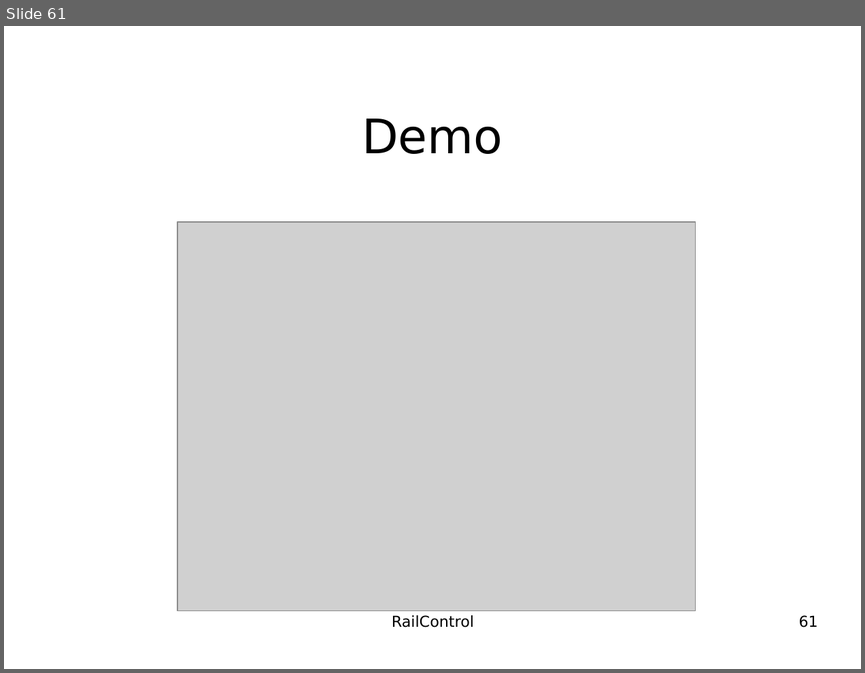
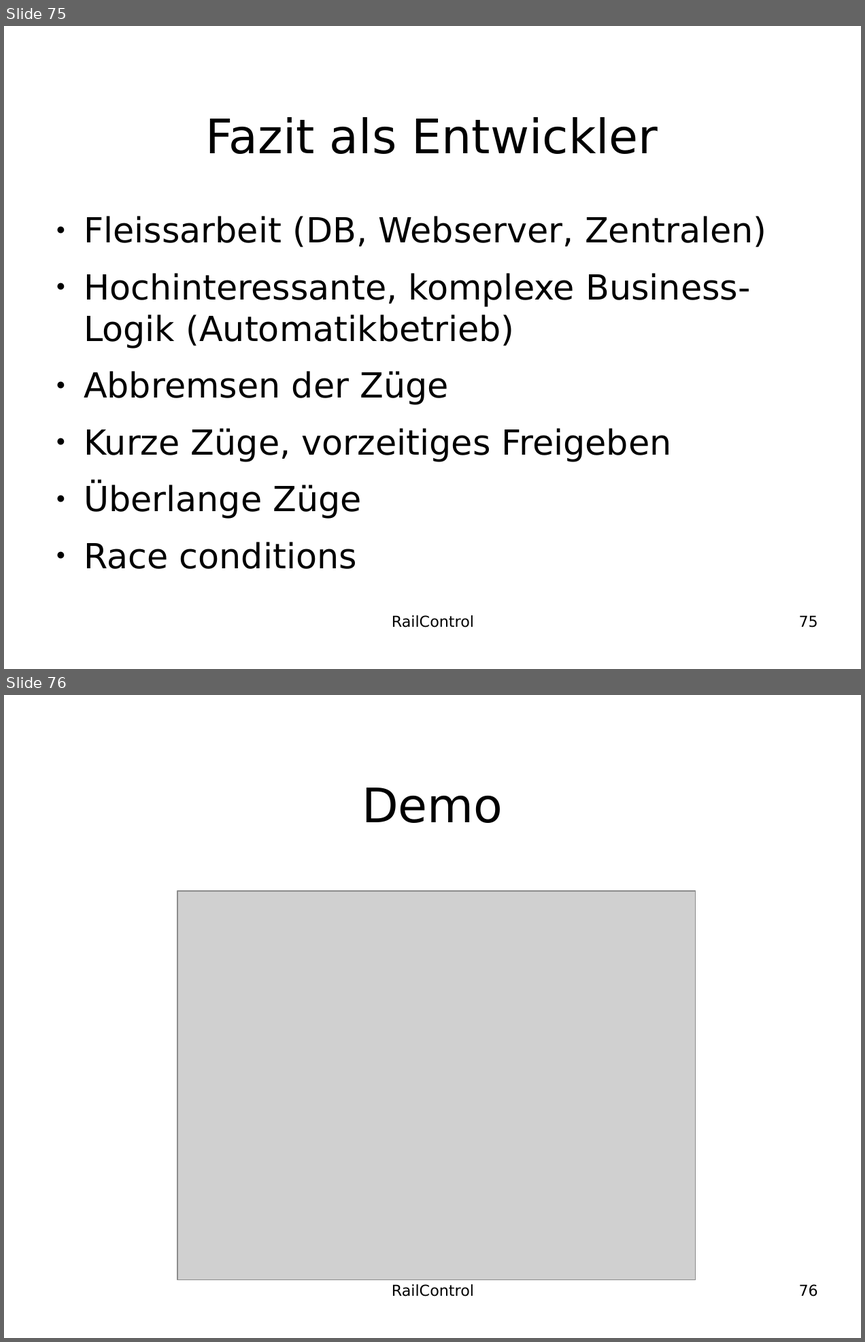
Before and after one commit to teddych/railcontrol, a slide deck: MAS/MAS_Thesis.odp. Shown one above the other, each under a label of ours: slide 61 before the commit, slides 75 and 76 after it. The pictures are 865x673 and 865x1342 pixels, drawn with LibreOffice and Linux fonts; fonts in the diff are those of the drawing; grey boxes stand for pictures; background and template pictures are left out. Boxes give left, top, right and bottom in pixels: in the first picture for what was removed or moved away, otherwise in the second. Text is boxed around its words. In the diff, an @@ line names an element or a change of style, - is before the commit and + after.

```diff
--- a/MAS/MAS_Thesis.odp
+++ b/MAS/MAS_Thesis.odp
@@ slide 75 added at [4,26,861,669], background #FFFFFF @@
@@ title added at [206,117,658,154], 44 pt, text #000000 @@
+Fazit als Entwickler
@@ text added at [84,216,766,569], 32 pt, text #000000 @@
+● Fleissarbeit (DB, Webserver, Zentralen)
+● Hochinteressante, komplexe Business-Logik (Automatikbetrieb)
+● Abbremsen der Züge
+● Kurze Züge, vorzeitiges Freigeben
+● Überlange Züge
+● Race conditions
@@ text added at [392,615,474,627], 14 pt, text #000000 @@
+RailControl
@@ page number added at [799,615,818,627], 14 pt, text #000000 @@
+75
@@ what was slide 61 is now slide 76 @@
@@ page number at [799,1284,818,1296]: text changed @@
-61
+76
```
Also in this commit, not shown: 1 slide changed, 16 other slides added, 2 slides removed.
